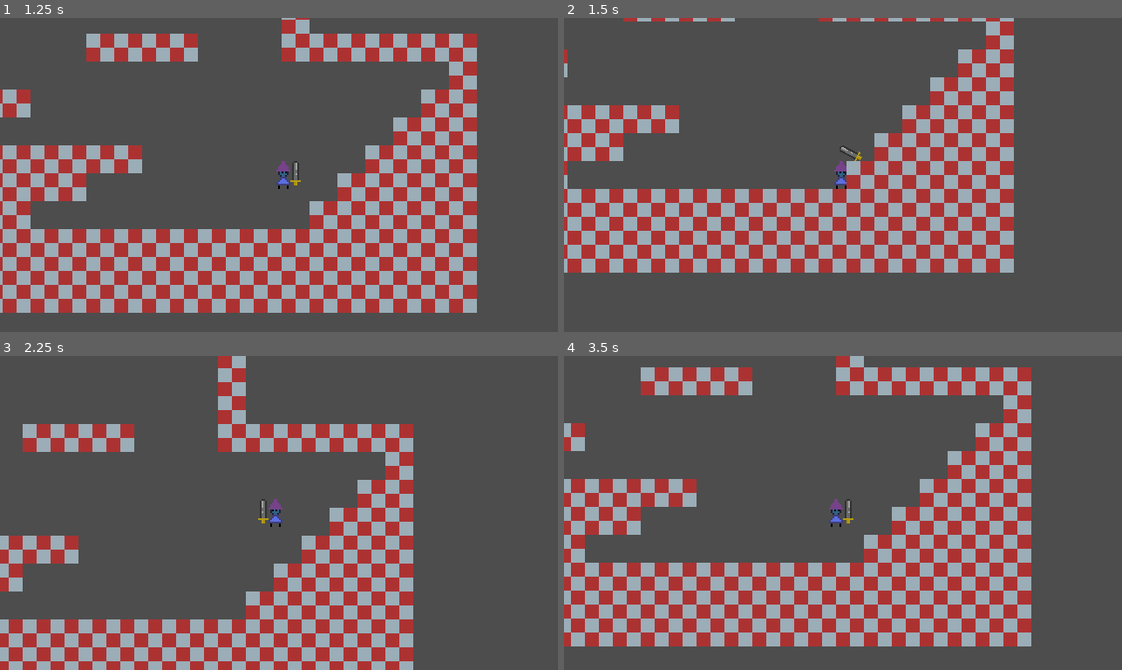
Above: before the commit, frames 1-4 (two rows, left to right).
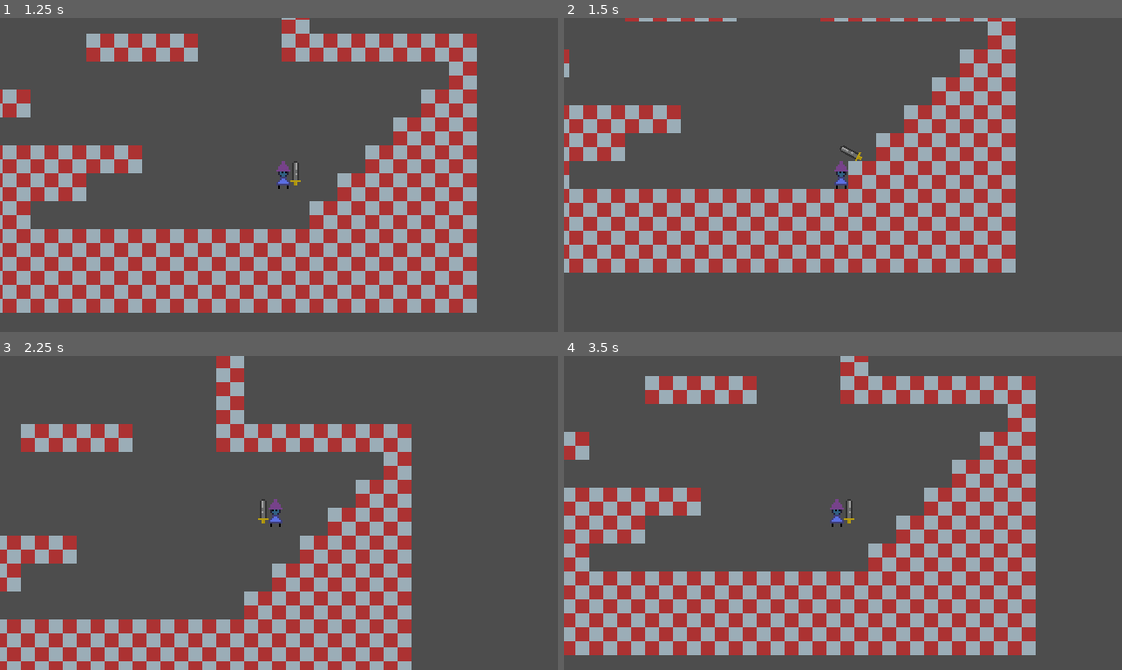
Above: after the commit, the same moments.

Repository: Vetle-Dyngeland/godot_platformer
Game: Godot game, scene res://scenes/world.tscn
Same seed, same stepped clock (60 frames per second), same inputs: the game is played once before the commit and once after it.
Inputs:
- Up to frame 1 (1.25 s): hold Right (move_right) from 0.53 s (still down); tap C (jump) at 0.6, 0.77, 1.07 s
- Up to frame 2 (1.5 s): keep holding Right (move_right); tap X (attack) at 1.35 s
- Up to frame 3 (2.25 s): tap C (jump) at 1.52, 1.55, 1.82, 2.1 s; release Right (move_right) at 2.03 s; hold Left (move_left) from 2.03 s (still down)
- Up to frame 4 (3.5 s): release Left (move_left) at 2.78 s; hold Right (move_right) from 2.78 s (still down); tap X (attack) at 2.85 s; tap C (jump) at 3.02, 3.05, 3.32 s

Frame 1 is identical in both runs. In frame 2, 4.6% of the frame differs, in the area x 0-81%, y 0-82%; in frame 3, 3.9%; in frame 4, 29%, in the area x 0-85%, y 0-96%.

Commit message:
change the player collider to capsule

Diff:
--- a/scenes/player.tscn
+++ b/scenes/player.tscn
@@ -3,8 +3,9 @@
 [ext_resource type="Script" path="res://scripts/player/player.gd" id="1_a725r"]
 [ext_resource type="Texture2D" uid="uid://1nlj5cybuxvr" path="res://imports/sprites/test.png" id="2_u5wcy"]
 
-[sub_resource type="RectangleShape2D" id="RectangleShape2D_eoy61"]
-size = Vector2(6, 14)
+[sub_resource type="CapsuleShape2D" id="CapsuleShape2D_ni74q"]
+radius = 4.0
+height = 14.0
 
 [node name="Player" type="CharacterBody2D"]
 script = ExtResource("1_a725r")
@@ -17,4 +18,4 @@
 
 [node name="Collider" type="CollisionShape2D" parent="."]
 position = Vector2(0, 1)
-shape = SubResource("RectangleShape2D_eoy61")
+shape = SubResource("CapsuleShape2D_ni74q")
--- a/scenes/world.tscn
+++ b/scenes/world.tscn
@@ -7,22 +7,6 @@
 
 [node name="Player" parent="." instance=ExtResource("1_xo1u8")]
 position = Vector2(152, 0)
-max_speed = 100.0
-acceleration_force = 500.0
-decceleration_force = 500.0
-air_control_multi = 0.7
-air_friction_multi = 0.1
-max_speed_friction_multi = 0.5
-turnaround_multi = 2.0
-max_speed_acceleration_divi = 1.5
-jump_force = 300.0
-walljump_force = Vector2(150, 250)
-jump_release_multi = 0.35
-coyote_time = 0.175
-jump_buffer_time = 0.2
-held_down_gravity_multi = 1.5
-terminal_fall_velocity = 400.0
-held_down_fall_velocity_multi = 1.5
 
 [node name="Environment" type="TileMap" parent="."]
 tile_set = ExtResource("2_5sv4o")
